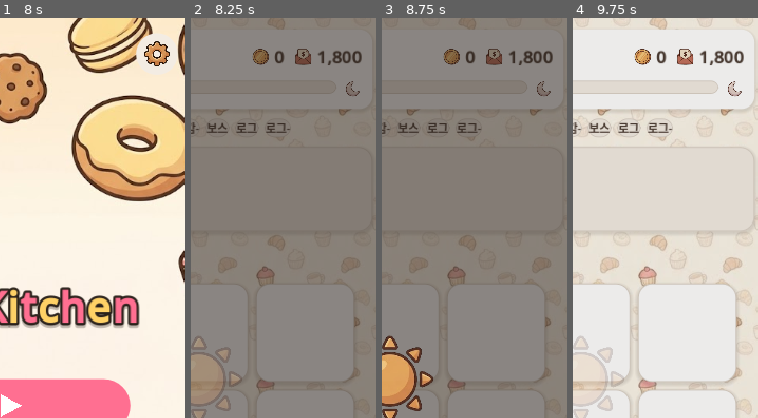
Above: before the commit, frames 1-4 (left to right).
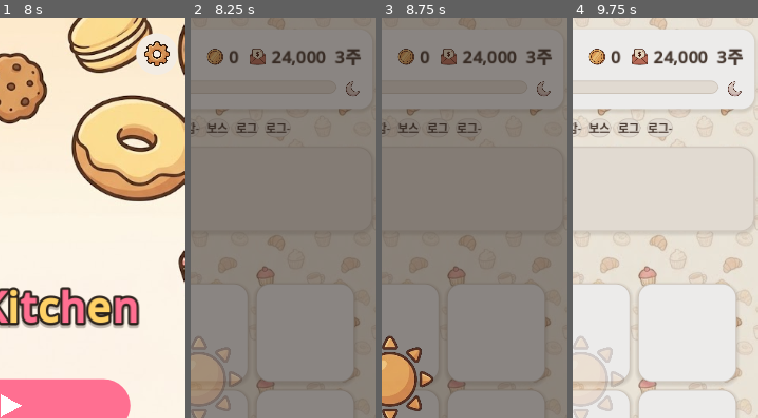
Above: after the commit, the same moments.

Repository: yellyB/game-slot-kitchen
Game: Godot game, scene res://scenes/Main.tscn
Same seed, same stepped clock (60 frames per second), same inputs: the game is played once before the commit and once after it. Sound files missing from this copy of the repository are replaced by a short silence.
Inputs (mouse positions are % of the whole screen's width and height, from its top left):
- Up to frame 1 (8 s): click (21, 5) at 0.5 s; click "+10만" at 1.25 s; click "손님-" at 2 s; click "버프" at 2.75 s; click "도감-" at 3.5 s; click "보스" at 4.25 s; click "로그" at 5 s; click "로그-" at 5.75 s; click (10, 95) at 6.52 s; click (79, 95) at 7.25 s
- Up to frame 2 (8.25 s): click (50, 48) at 8.02 s
- Up to frame 3 (8.75 s): no input
- Up to frame 4 (9.75 s): click (21, 5) at 8.75 s; click "+10만" at 9.5 s
The pictures show only the part of the screen within x 48-98%, y 0-50%; the shares and areas given below are measured in that part.

Frame 1 is identical in both runs. In frame 2, 1.7% of the frame differs, in the area x 8-93%, y 7-12%; in frame 3, 1.7%; in frame 4, 2.0%.

Commit message:
구조: 주/월 단위 + 월세(월말 지불) + 무한 진행
- levels.gd: 1라운드=1주·4주=1개월. 월세는 월말(4주차)만 지불(평주 rent 0 → 누적).
  MONTHS 3개 정의 후 공식으로 무한 확장(월세 ×1.6/월, 손님 +1/월 상한18). count()=무한(승리 없음).
- 세션 무변경(rent 0=자동통과, 월말만 판정, day>=count 절대 미달=무한).
- main: 상단바 월세 목표+남은 주(월말 빨강) / 월말만 정산 모달, 평주는 _show_week_closed(매출→상점).
- play_log: month·week_in_month·is_month_end·monthly_rent 추가. sim next_rent=월세 예비금.
- 보스데이.md: 분기(3개월)마다 보스 등장 컨셉 기록(미구현).
밸런스 v1 — 실플레이/시뮬로 보정 예정.

Co-Authored-By: Claude Opus 4.8 (1M context) <noreply@anthropic.com>

Diff:
--- a/data/levels.gd
+++ b/data/levels.gd
@@ -1,30 +1,68 @@
 class_name Levels
 extends RefCounted
-## 하루(세션)별 레벨 정의 — 레벨디자인은 이 표를 편집(테스트하며 조정).
-## 웨이브는 항상 3번(Config.WAVES). 하루마다 가게세와 웨이브당 손님 수만 변함.
-## 금액 단위: 가장 싼 메뉴(커피)=100. rent도 같은 스케일.
+## 시간 단위: 1라운드 = 1주, 4주 = 1개월(WEEKS_PER_MONTH). 월세는 월말(4주차)에만 지불.
+## 1~3주차는 지불 없이 벌어서 누적 → 월말에 월세 이상 보유해야 통과(아니면 폐업).
+## **진행에 끝 없음(무한).** 정의된 MONTHS 이후는 공식으로 월세·손님이 계속 escalating.
+##   승리 조건 없음 — 월세를 못 내는 순간까지 무한 플레이. (엔딩 컷오프는 나중에.)
+## 보스(계약 갱신): 분기(3개월)마다 월말 심사 — 보스데이.md, 아직 미구현.
+## 밸런스 v1(월 구조 전환 첫 튜닝) — 실플레이/시뮬로 보정.
 
-const DAYS := [
-	{"rent": 1800,  "per_wave": 11},  # 1일차 (손님 33) — 온보딩, 사실상 통과
-	{"rent": 6000,  "per_wave": 12},  # 2일차 (손님 36)
-	{"rent": 11000, "per_wave": 13},  # 3일차 (손님 39) — 압박 시작(9k→11k: 약빌드 거르기)
-	{"rent": 15000, "per_wave": 13},  # 4일차 (손님 39) — 빡빡(경계선)
-	{"rent": 24000, "per_wave": 14},  # 5일차 (손님 42) — 생존 압박(33k→24k: 실플레이 ~17~20k 부족이라 하향)
+const WEEKS_PER_MONTH := 4
+const RENT_GROWTH := 1.6    # 정의 구간 이후 월세 복리 증가율(달마다 ×)
+const WAVE_STEP := 1        # 정의 구간 이후 손님 수 월당 증가
+const WAVE_CAP := 18        # 손님 수(per_wave) 상한 — 처리량/화면 한계
+
+const MONTHS := [
+	{"rent": 24000,  "waves": [11, 12, 13, 14]},  # 1개월차
+	{"rent": 55000,  "waves": [13, 14, 15, 15]},  # 2개월차
+	{"rent": 95000,  "waves": [15, 16, 16, 17]},  # 3개월차 (분기말 — 나중 보스 심사 예정)
 ]
-# 튜닝 v2(난이도 (c)하드코어): 1→2일 절벽(1800→9000, 5배)+시작금0으로 초반 현금흐름이 못 따라가
-# 3~4일 벽. 2~4일 완만화(2일 9k→6k, 3일 10k→9k, 4일 19k→15k)로 곡선 부드럽게. 5일은 실플레이 후 조정.
-# 병행: 슬롯가 하향(3000→1800·×1.6)+버프팩 고정(200)으로 슬롯 확장이 실질 가능해짐(data/config.gd).
 
+## 무한 진행이라 실질 상한(승리 조건으로 안 쓰임). session의 day>=count()가 절대 참이 안 되게.
 static func count() -> int:
-	return DAYS.size()
+	return 1_000_000
 
-static func get_day(day: int) -> Dictionary:
-	var d := (DAYS[clampi(day - 1, 0, DAYS.size() - 1)] as Dictionary).duplicate()
-	# 시뮬 압박 실험용 손잡이: SIM_LOAD 환경변수로 손님 수 배수(예: SIM_LOAD=3).
+static func months() -> int:
+	return MONTHS.size()
+
+## 이 달(0-base)의 월세 — 정의 구간은 표, 이후는 마지막 값 × RENT_GROWTH^(초과 월수).
+static func _monthly_rent(mi: int) -> int:
+	if mi < MONTHS.size():
+		return int(MONTHS[mi]["rent"])
+	var last := int(MONTHS[MONTHS.size() - 1]["rent"])
+	return int(round(float(last) * pow(RENT_GROWTH, mi - (MONTHS.size() - 1))))
+
+## 이 달·주(0-base)의 웨이브당 손님 수 — 정의 이후는 마지막 달에서 월당 +WAVE_STEP(상한 WAVE_CAP).
+static func _waves(mi: int, wi: int) -> int:
+	if mi < MONTHS.size():
+		return int((MONTHS[mi]["waves"] as Array)[wi])
+	var base := int((MONTHS[MONTHS.size() - 1]["waves"] as Array)[wi])
+	return mini(base + WAVE_STEP * (mi - (MONTHS.size() - 1)), WAVE_CAP)
+
+## 주차(1-base) 정보. per_wave·month·week_in_month·is_month_end·monthly_rent·rent(월말만>0)·weeks_left.
+static func get_week(week: int) -> Dictionary:
+	var w := maxi(0, week - 1)
+	var mi := w / WEEKS_PER_MONTH
+	var wi := w % WEEKS_PER_MONTH
+	var is_end := wi == WEEKS_PER_MONTH - 1
+	var pw := _waves(mi, wi)
+	var mr := _monthly_rent(mi)
 	if OS.has_environment("SIM_LOAD"):
 		var mult := float(OS.get_environment("SIM_LOAD"))
 		if mult > 1.0:
-			d["per_wave"] = int(round(float(d.get("per_wave", 3)) * mult))
-	if OS.has_environment("SIM_RENT"):   # 가게세 배수 실험 손잡이
-		d["rent"] = int(round(float(d.get("rent", 0)) * float(OS.get_environment("SIM_RENT"))))
-	return d
+			pw = int(round(float(pw) * mult))
+	if OS.has_environment("SIM_RENT"):
+		mr = int(round(float(mr) * float(OS.get_environment("SIM_RENT"))))
+	return {
+		"per_wave": pw,
+		"month": mi + 1,
+		"week_in_month": wi + 1,
+		"is_month_end": is_end,
+		"monthly_rent": mr,
+		"rent": mr if is_end else 0,
+		"weeks_left": (WEEKS_PER_MONTH - 1) - wi,
+	}
+
+## 하위호환 별칭 — 기존 호출부(session·sim)가 get_day(day)로 rent/per_wave를 읽음.
+static func get_day(day: int) -> Dictionary:
+	return get_week(day)
--- a/scripts/main.gd
+++ b/scripts/main.gd
@@ -155,7 +155,7 @@
   if "--sim" in OS.get_cmdline_user_args():
     var batch := SimBatch.new()
     var n := 200
-    print("\n[SIM] ===== 생존 시뮬 (판당 5일, %d회, 상점 ON) =====" % n)
+    print("\n[SIM] ===== 생존 시뮬 (무한 진행·주 단위, %d회, 상점 ON) — 일수=생존 주 =====" % n)
     var s := batch.run(n, [], true)   # 빈 로드아웃 = 상점으로 스스로 성장
     print("[SIM] 승률 %.1f%%  최종현금 %.0f  서빙 %.1f  놓침 %.1f  슬롯 %.1f  버프 %.1f  일수 %.1f" % [
       s["win_rate"] * 100.0, s["avg_cash"], s["avg_served"], s["avg_lost"],
@@ -1681,7 +1681,15 @@
   # 하루 시작 홀드 — 게임플레이(시계·스폰) 정지. 인트로(딤+OPEN 배너)는 함수 끝에서 즉시 표시.
   # (예전엔 DAY_INTRO_DELAY 뒤에 떠서 그 사이 딤 없는 빈 화면이 보였음 → 진입 즉시 딤으로 변경)
   _session.set_process(false)
-  _rent_label.text = UI.money(rent)
+  # 상단바 월세 표시 = 이번 달 월세(목표). 평주엔 '남은 주', 월말엔 빨강(이번 주 납부).
+  var _wk := Levels.get_week(day)
+  var _mr := int(_wk["monthly_rent"])
+  if _wk["is_month_end"]:
+    _rent_label.text = UI.money(_mr)
+    _rent_label.add_theme_color_override("font_color", Palette.DANGER)
+  else:
+    _rent_label.text = UI.money(_mr) + "  " + str(int(_wk["weeks_left"])) + "주"
+    _rent_label.add_theme_color_override("font_color", Palette.COCOA_800)
   _hours_bar.value = 0
   _reset_hours_bar()   # 새 하루 — 바 색·펄스 초기화
   _last_countdown = 0  # 카운트다운 상태 리셋
@@ -1729,10 +1737,15 @@
 
 ## 실플레이 로그 — 하루 마감 지표를 user://playlog.jsonl 에 1줄 추가(카운터 리셋 전 호출).
 func _log_day(summary: Dictionary) -> void:
+  var wk := Levels.get_week(int(summary.get("day", 0)))
   PlayLog.append({
     "run": _run_id,
     "t": Time.get_datetime_string_from_system(),
     "day": int(summary.get("day", 0)),
+    "month": int(wk["month"]),
+    "week_in_month": int(wk["week_in_month"]),
+    "is_month_end": bool(wk["is_month_end"]),
+    "monthly_rent": int(wk["monthly_rent"]),
     "rent": int(summary.get("rent", 0)),
     "revenue": int(summary.get("revenue", 0)),
     "cash_after": int(summary.get("cash_after", 0)),
@@ -1857,7 +1870,28 @@
       var bt := create_tween()
       bt.tween_property(banner, "modulate:a", 0.0, 0.22)
       bt.tween_callback(banner.queue_free)
-    _show_settlement(summary)
+    if int(summary.get("rent", 0)) > 0:
+      _show_settlement(summary)    # 월말 — 월세 정산
+    else:
+      _show_week_closed(summary)   # 평주 — 월세 없음, 매출만 보고 상점으로
+
+
+## 평주 마감 팝업 — 월세 없는 주. 이번 주 매출만 보여주고 바로 [상점으로]. (월말은 _show_settlement)
+func _show_week_closed(summary: Dictionary) -> void:
+  var m := Modal.open(self).title(Loc.t("day_closed") % summary["day"])
+  var rev := UI.label("+" + UI.money(int(summary.get("revenue", 0))), 26, Palette.SUCCESS, true)
+  m.add_row(_settle_icon_row("coin", rev, 26))
+  var go := Button.new()
+  go.text = Loc.t("to_shop")
+  go.custom_minimum_size = Vector2(0, 48)
+  go.size_flags_horizontal = Control.SIZE_EXPAND_FILL
+  go.add_theme_font_size_override("font_size", 18)
+  go.add_theme_color_override("font_color", Palette.WHITE)
+  go.add_theme_stylebox_override("normal", UI.chip(Palette.MAIN))
+  go.add_theme_stylebox_override("hover", UI.chip(Palette.MAIN.lightened(0.08)))
+  go.pressed.connect(func(): m.queue_free(); _open_shop())
+  Audio.attach_click(go)
+  m.add_row(go)
 
 
 ## 하루 정산 팝업 — 영수증(빌지) 이미지 + 가게세 액수 → [가게세 지불] 버튼.
--- a/scripts/sim/sim_core.gd
+++ b/scripts/sim/sim_core.gd
@@ -77,7 +77,8 @@
 
 ## 하루 사이 상점: 다음 가게세는 남기고, 남는 돈으로 슬롯 확장 → 버프팩 구매(유능 정책).
 func _shop() -> void:
-	var next_rent := int(round(Buffs.mod("rent_mult", float(Levels.get_day(session.day + 1).get("rent", 0)))))
+	# 월 구조: 다음 주 rent는 월말 빼면 0 → 다가올 '월세'(monthly_rent)를 예비금으로 잡아 저축.
+	var next_rent := int(round(Buffs.mod("rent_mult", float(Levels.get_week(session.day + 1).get("monthly_rent", 0)))))
 	while session.slots < Config.MAX_SLOTS:
 		if session.cash - Config.slot_price(session.day, session.slots - Config.START_SLOTS) < next_rent:
 			break
Not shown, changed: 보스데이.md
